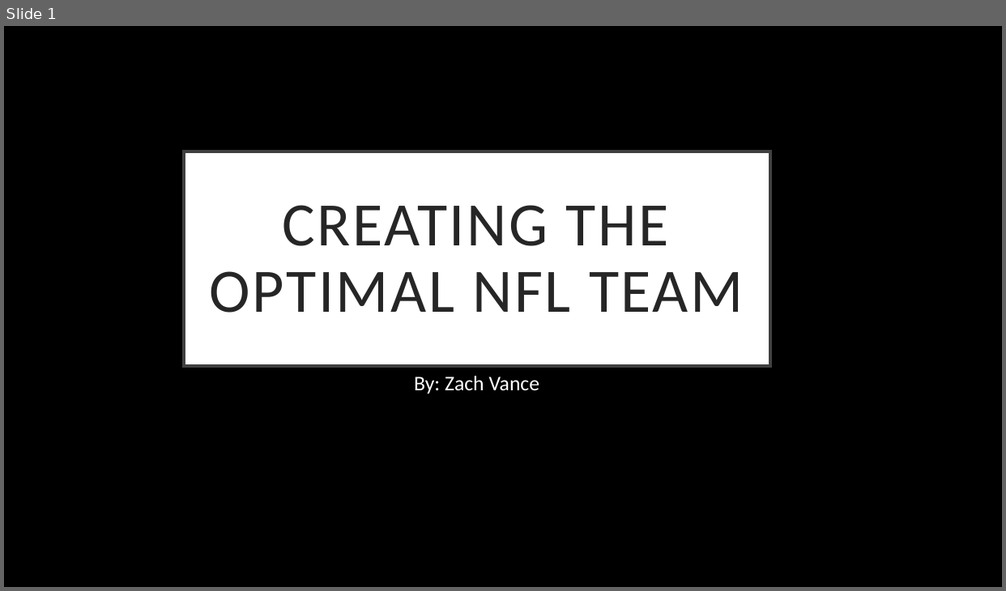
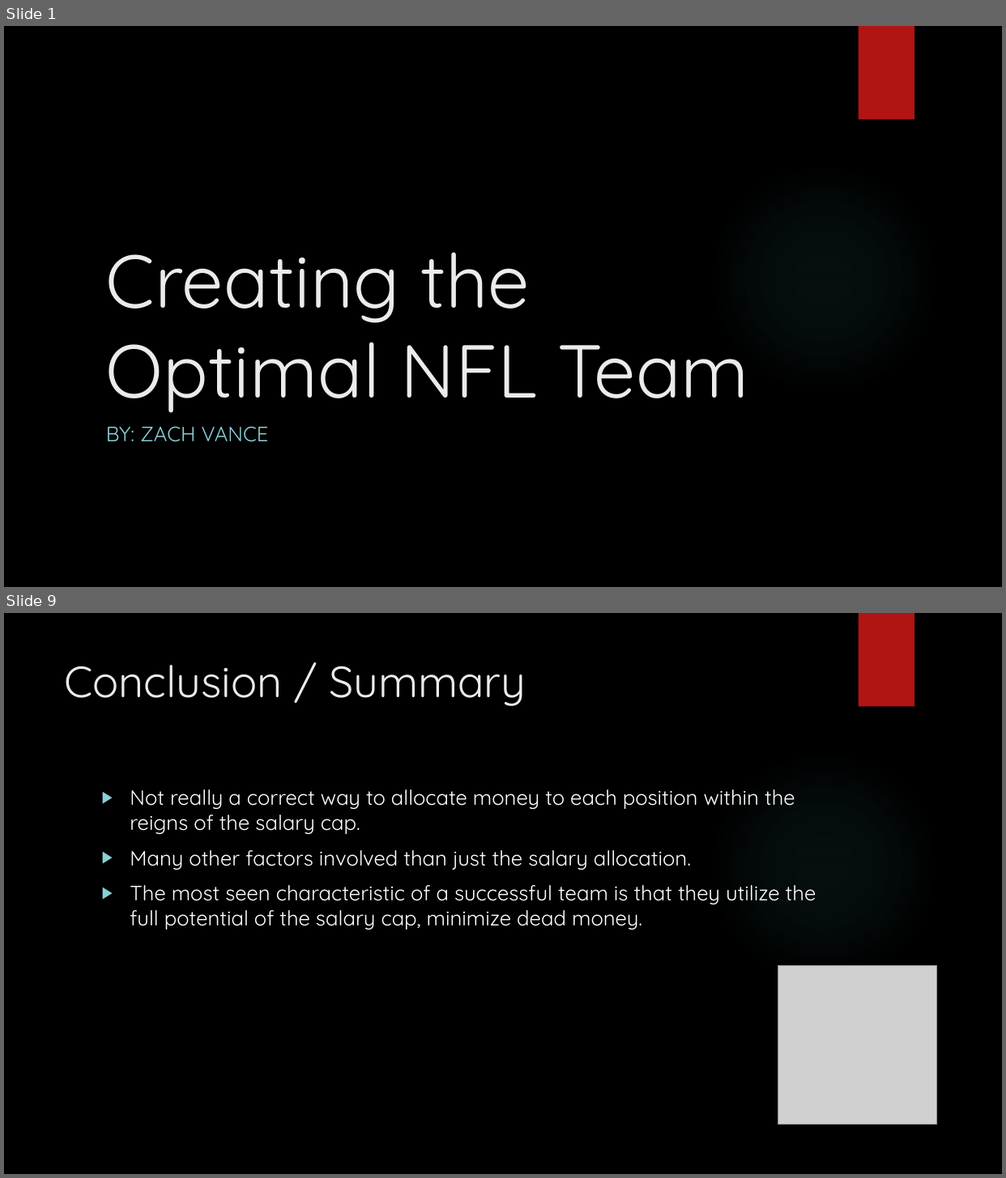
Before and after one commit to zvance1/win-now, a slide deck: presentation/projectPresentaion.pptx. Shown one above the other, each under a label of ours: slide 1 before the commit, slides 1 and 9 after it; the slides between them are not shown. The pictures are 1006x591 and 1006x1178 pixels, drawn with LibreOffice and Linux fonts; fonts in the diff are those of the drawing; grey boxes stand for pictures; background and template pictures are left out. Boxes give left, top, right and bottom in pixels: in the first picture for what was removed or moved away, otherwise in the second. Text is boxed around its words. In the diff, an @@ line names an element or a change of style, - is before the commit and + after.

```diff
--- a/presentation/projectPresentaion.pptx
+++ b/presentation/projectPresentaion.pptx
@@ slide 9 added at <box>4,613,1002,1174</box>, background picture (left out); not listed: 1 template element that a slide beside it also shows @@
@@ rectangle added at <box>859,613,914,707</box>, fill #B01513 @@
@@ title added at <box>65,665,526,706</box>, 42 pt, text #EBEBEB @@
+Conclusion / Summary
@@ text added at <box>130,790,816,930</box>, 20 pt, text #FFFFFF @@
+▶ Not really a correct way to allocate money to each position within the reigns of the salary cap.
+▶ Many other factors involved than just the salary allocation.
+▶ The most seen characteristic of a successful team is that they utilize the full potential of the salary cap, minimize dead money.
@@ picture added at <box>778,965,937,1124</box> @@
@@ slide 1 changed as well @@
@@ rectangle added at <box>859,26,914,120</box>, fill #B01513 @@
@@ title "Creating the Optimal NFL Team": place and size @@
-title "Creating the Optimal NFL Team" at <box>184,152,770,367</box>
+title "Creating the Optimal NFL Team" at <box>106,252,749,413</box>
@@ title "Creating the Optimal NFL Team" at <box>106,252,749,413</box>: vertical alignment middle to bottom; fill #FFFFFF to none; outline #404040 3 pt to none @@
@@ ellipse added at <box>709,163,939,394</box>, fill gradient #50B9C1 @@
@@ title at <box>106,252,749,413</box>: text changed; size 59.4 to 72 pt; font Calibri to Quicksand; text colour #262626 to #EBEBEB @@
-CREATING THE OPTIMAL NFL TEAM
+Creating the Optimal NFL Team
@@ subtitle at <box>106,426,269,442</box>: text changed; font Calibri to Quicksand; text colour #FFFFFF to #8AD0D6 @@
-By: Zach Vance
+BY: ZACH VANCE
```
Also in this commit, not shown: 8 other slides added, 1 slide removed, 2 other files.
